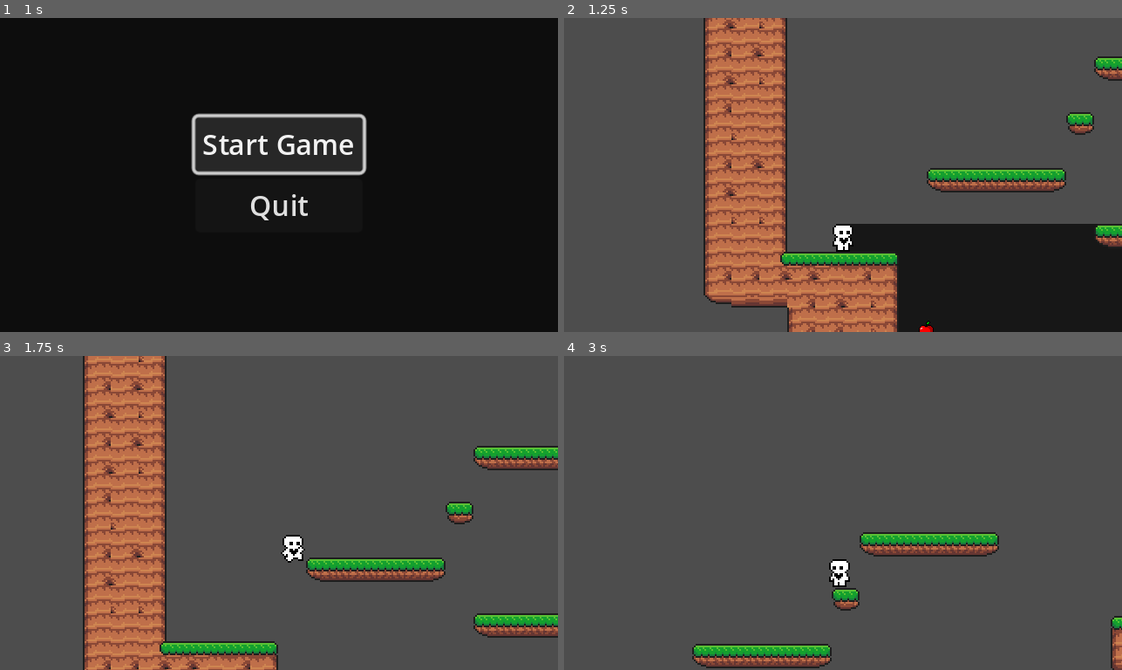
Above: before the commit, frames 1-4 (two rows, left to right).
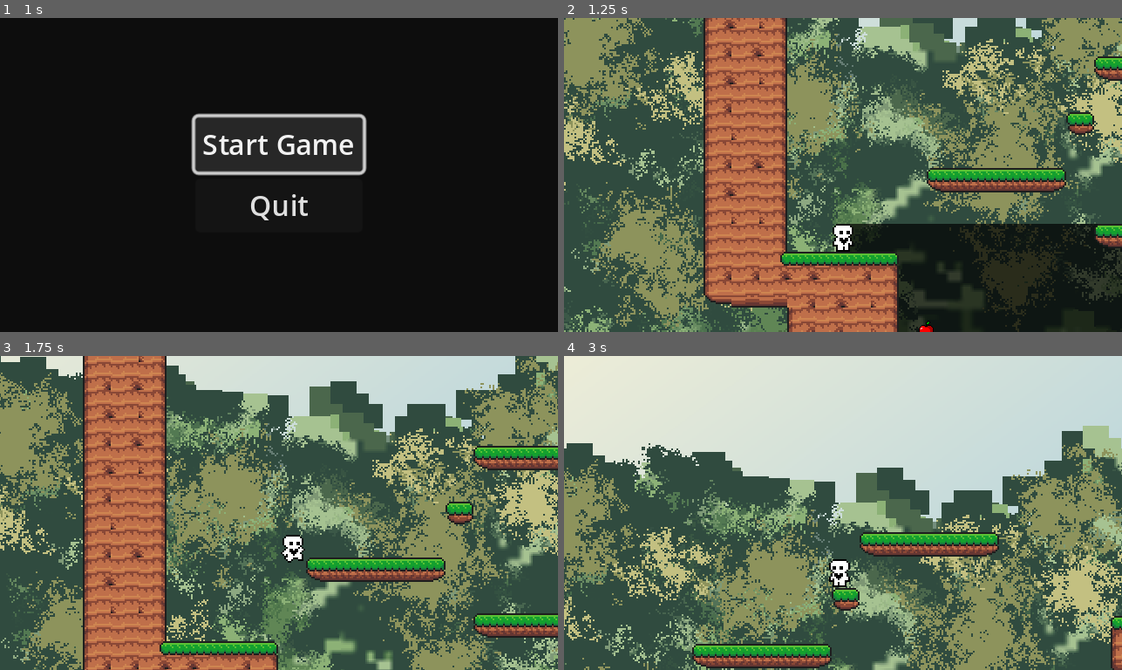
Above: after the commit, the same moments.

Repository: alwong18/AnimalExplorer
Game: Godot game, scene res://Scenes/start_menu.tscn
Same seed, same stepped clock (60 frames per second), same inputs: the game is played once before the commit and once after it. The engine's default icon, where the game draws it, is replaced by a stand-in: a white triangle on a blue panel in a dark square.
Inputs:
- Up to frame 1 (1 s): click "Start Game" at 0.5 s
- Up to frame 2 (1.25 s): no input
- Up to frame 3 (1.75 s): hold Right (move_right) from 1.28 s (still down); tap Up (move_up) at 1.52 s
- Up to frame 4 (3 s): tap Up (move_up) at 2.27 s; release Right (move_right) at 2.78 s; hold Left (move_left) from 2.78 s (still down)

Frame 1 is identical in both runs. In frame 2, 63% of the frame differs, in the area x 0-100%, y 0-100%; in frame 3, 76%; in frame 4, 94%.

Commit message:
added background

Diff:
--- a/Scenes/level_one.tscn
+++ b/Scenes/level_one.tscn
@@ -9,6 +9,7 @@
 [ext_resource type="PackedScene" uid="uid://b5adjukue6psi" path="res://grape.tscn" id="6_vc1c2"]
 [ext_resource type="PackedScene" uid="uid://b2hgiy2wj8ro3" path="res://crown.tscn" id="7_r4mpk"]
 [ext_resource type="PackedScene" uid="uid://brrge7wiwsgsj" path="res://trophy.tscn" id="9_ske5n"]
+[ext_resource type="Texture2D" uid="uid://bgp6tnyb8ysek" path="res://green forest.png" id="10_lyht3"]
 
 [node name="LevelOne" instance=ExtResource("1_7hj86")]
 
@@ -36,3 +37,13 @@
 
 [node name="trophy" parent="." index="8" instance=ExtResource("9_ske5n")]
 position = Vector2(223, 51)
+
+[node name="ParallaxBackground" type="ParallaxBackground" parent="." index="9"]
+
+[node name="ParallaxLayer" type="ParallaxLayer" parent="ParallaxBackground" index="0"]
+motion_scale = Vector2(0.1, 1)
+motion_mirroring = Vector2(480, 540)
+
+[node name="Sprite2D" type="Sprite2D" parent="ParallaxBackground/ParallaxLayer" index="0"]
+position = Vector2(180, 68)
+texture = ExtResource("10_lyht3")
Not shown: 1 places in Scenes/level_one.tscn that only renumber resources
Not shown: 1 places in Scenes/walking_enemy.tscn that only renumber resources
